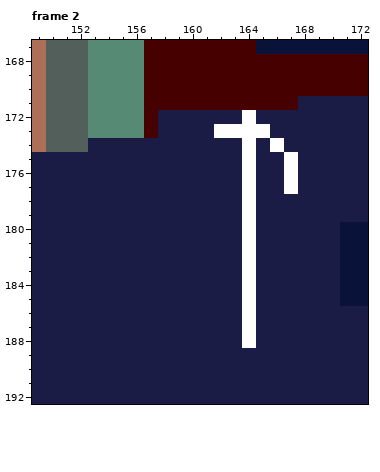
Pixel-art file: Assets/0EX. Request_art_resources/시발 좆같네.aseprite. The picture above is the old version.
256x256 pixels, 2 frames. Shown: frame 2: x 149..172, y 167..192. The commit also changed other frames or places, which this record leaves out.
And afterwards:
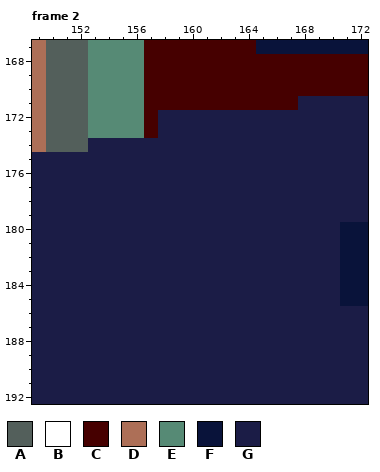
Palette (. is transparent): A #535f5b  B #ffffff  C #460000  D #ad6f57  E #568a75  F #09133a  G #1b1c46
The exact change:
Frame 2, layer "Layer 2":
y 172: x 164 B -> G
y 173: x 162..165 BBBB -> GGGG
y 174: x 164 B -> G; x 166 B -> G
y 175..177: x 164 B -> G; x 167 B -> G
y 178..188: x 164 B -> G
Changed places in both pictures, as pixel boxes (x1, y1, x2, y2):
changed: (214, 110, 298, 348)
